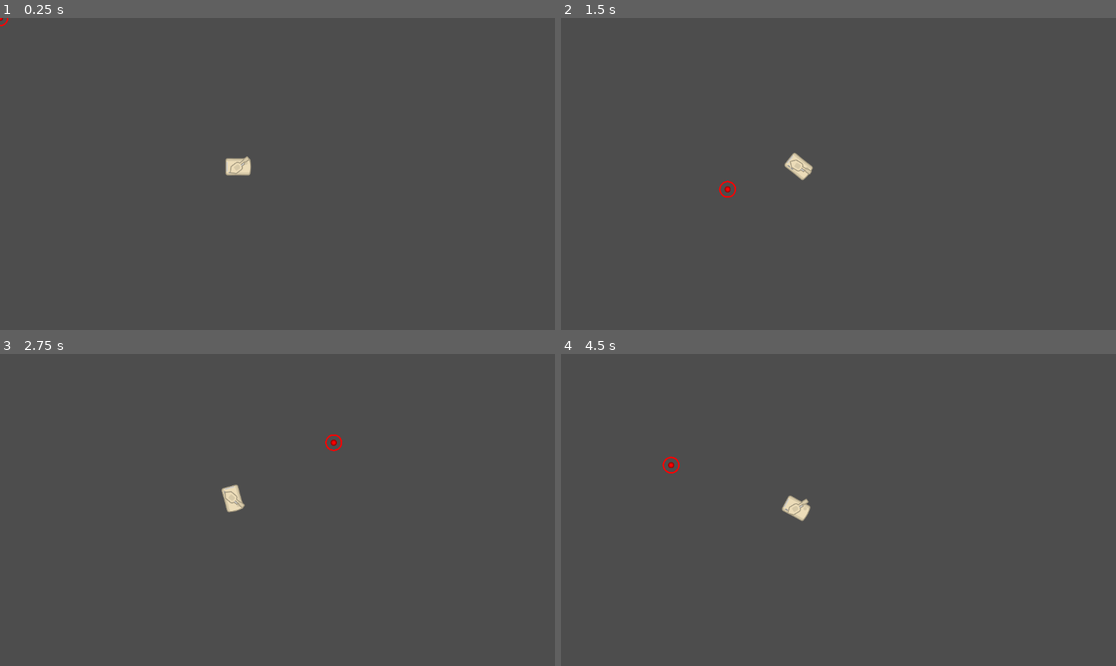
Above: before the commit, frames 1-4 (two rows, left to right).
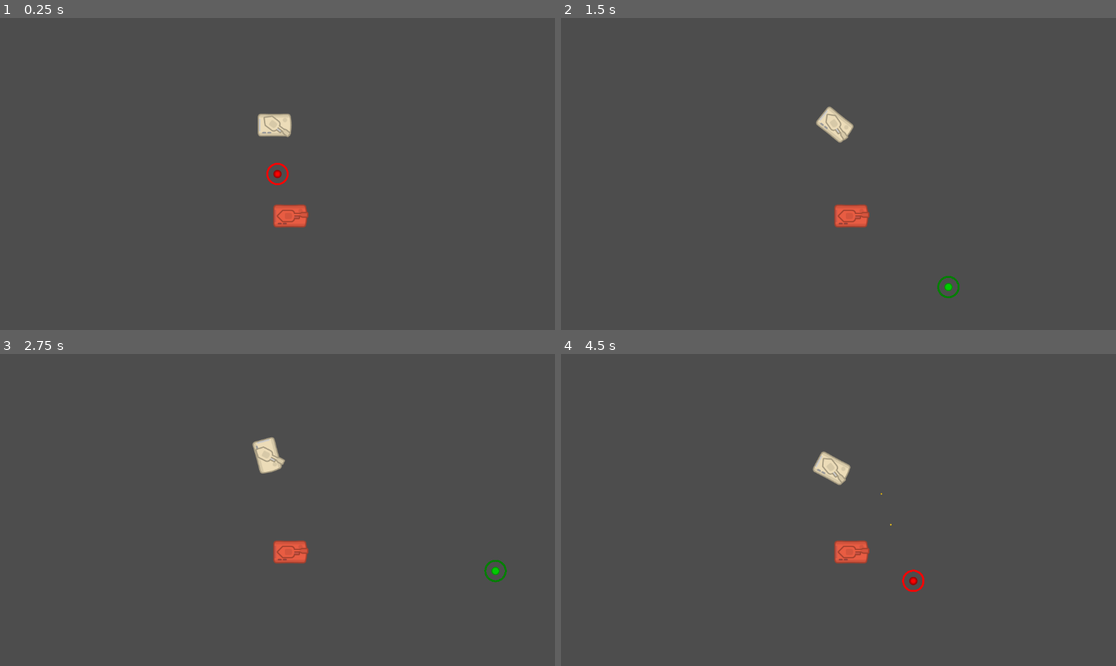
Above: after the commit, the same moments.

Repository: DStow/GodotTankGame
Game: Godot game, scene res://scenes/main.tscn
Same seed, same stepped clock (60 frames per second), same inputs: the game is played once before the commit and once after it.
Inputs (mouse positions are in pixels of both pictures, inside the frame that each line leads up to):
- Up to frame 1 (0.25 s): no input
- Up to frame 2 (1.5 s): move the mouse to (960, 158) at 0.52 s; hold D (turn_right) 0.53-1.28 s; click (960, 158) at 0.67 s; move the mouse to (727, 189) at 1.27 s; hold S (drive_reverse) from 1.28 s (still down); click (727, 189) at 1.42 s
- Up to frame 3 (2.75 s): move the mouse to (333, 441) at 2.02 s; release S (drive_reverse) at 2.03 s; hold D (turn_right) from 2.03 s (still down); click (333, 441) at 2.17 s
- Up to frame 4 (4.5 s): move the mouse to (810, 572) at 2.77 s; release D (turn_right) at 2.78 s; hold W (drive_forward) 2.78-3.53 s; click (810, 572) at 2.92 s; move the mouse to (1005, 556) at 3.52 s; hold A (turn_left) from 3.53 s (still down); click (1005, 556) at 3.67 s; move the mouse to (672, 463) at 4.27 s; click (672, 463) at 4.42 s

The runs differ from the first frame. In frame 1, 1.3% of the frame differs, in the area x 0-56%, y 0-68%; in frame 2, 1.3%; in frame 3, 1.3%; in frame 4, 1.3%, in the area x 18-66%, y 31-77%.

Commit message:
Add enemy tank

Diff:
--- a/project.godot
+++ b/project.godot
@@ -45,3 +45,8 @@
 "events": [Object(InputEventKey,"resource_local_to_scene":false,"resource_name":"","device":-1,"window_id":0,"alt_press …(192 unchanged characters)…
 ]
 }
+
+[layer_names]
+
+2d_physics/layer_1="Environment"
+2d_physics/layer_2="Player"
--- /dev/null
+++ b/scenes/enemy_tank.tscn
@@ -0,0 +1,45 @@
+[gd_scene format=3 uid="uid://b6a0bfrxfip4f"]
+
+[ext_resource type="Script" uid="uid://bbqifyydj31wn" path="res://scripts/enemy_tank.gd" id="1_cdaou"]
+[ext_resource type="Texture2D" uid="uid://befhh1dsdev5u" path="res://assets/towerDefense_tile269.png" id="2_7jbgw"]
+[ext_resource type="Texture2D" uid="uid://clk82h7x5biwf" path="res://assets/towerDefense_tile292.png" id="3_muwb7"]
+[ext_resource type="Texture2D" uid="uid://b1nau22aapg66" path="res://assets/aimingLine.png" id="4_w7buc"]
+[ext_resource type="Script" uid="uid://po85y1opaqrj" path="res://scripts/reload_component.gd" id="6_nfsb0"]
+
+[sub_resource type="RectangleShape2D" id="RectangleShape2D_mj5mm"]
+size = Vector2(99, 66)
+
+[node name="EnemyTank" type="RigidBody2D" unique_id=386355528]
+collision_mask = 3
+gravity_scale = 0.0
+script = ExtResource("1_cdaou")
+
+[node name="Body" type="Sprite2D" parent="." unique_id=1462713210]
+modulate = Color(0.98447245, 0.4183797, 0.36170572, 1)
+texture = ExtResource("2_7jbgw")
+
+[node name="Turret" type="Sprite2D" parent="." unique_id=1535268289]
+modulate = Color(0.9843137, 0.41960785, 0.36078432, 1)
+texture = ExtResource("3_muwb7")
+
+[node name="Laser" type="Sprite2D" parent="Turret" unique_id=1847902047]
+visible = false
+modulate = Color(0.20311576, 0.37562695, 0.22955915, 1)
+position = Vector2(2528, 5)
+rotation = 0.00029696152
+texture = ExtResource("4_w7buc")
+
+[node name="ProjectileSpawnPosition" type="Marker2D" parent="Turret" unique_id=1135883513]
+position = Vector2(58, -4)
+
+[node name="LaserSpawnPosition" type="Marker2D" parent="Turret" unique_id=798096740]
+position = Vector2(28, 4)
+
+[node name="ReloadComponent" type="Node" parent="." unique_id=228194387]
+script = ExtResource("6_nfsb0")
+reload_time = 0.6
+metadata/_custom_type_script = "uid://po85y1opaqrj"
+
+[node name="CollisionShape2D" type="CollisionShape2D" parent="." unique_id=357153963]
+position = Vector2(0.5, 1)
+shape = SubResource("RectangleShape2D_mj5mm")
--- a/scenes/main.tscn
+++ b/scenes/main.tscn
@@ -2,10 +2,18 @@
 
 [ext_resource type="Script" uid="uid://dyj2ukuxx1pwi" path="res://scripts/main.gd" id="1_0xm2m"]
 [ext_resource type="PackedScene" uid="uid://ct1i8csypenl7" path="res://scenes/tank.tscn" id="1_ig7tw"]
+[ext_resource type="PackedScene" uid="uid://b6a0bfrxfip4f" path="res://scenes/enemy_tank.tscn" id="3_sugp2"]
 
-[node name="Main" type="Node2D" unique_id=2106313151]
-position = Vector2(494, 309)
-scale = Vector2(0.5, 0.5)
+[node name="Main" type="Node2D" unique_id=222132201]
 script = ExtResource("1_0xm2m")
+metadata/_edit_lock_ = true
 
-[node name="Tank" parent="." unique_id=109914610 instance=ExtResource("1_ig7tw")]
+[node name="Tank" parent="." unique_id=109914610 node_paths=PackedStringArray("camera") instance=ExtResource("1_ig7tw")]
+position = Vector2(-10, -154)
+camera = NodePath("../Camera2D")
+
+[node name="EnemyTank" parent="." unique_id=386355528 instance=ExtResource("3_sugp2")]
+position = Vector2(39, 132)
+
+[node name="Camera2D" type="Camera2D" parent="." unique_id=1767251826]
+zoom = Vector2(0.66, 0.66)
--- a/scenes/tank.tscn
+++ b/scenes/tank.tscn
@@ -3,7 +3,7 @@
 [ext_resource type="Texture2D" uid="uid://befhh1dsdev5u" path="res://assets/towerDefense_tile269.png" id="1_1ealj"]
 [ext_resource type="Script" uid="uid://c1umiout1fwac" path="res://scripts/tank.gd" id="1_a62es"]
 [ext_resource type="Texture2D" uid="uid://clk82h7x5biwf" path="res://assets/towerDefense_tile292.png" id="2_a62es"]
-[ext_resource type="PackedScene" uid="uid://cvmlf7jp72ixd" path="res://scenes/MouseReticle.tscn" id="5_i433e"]
+[ext_resource type="PackedScene" uid="uid://cvmlf7jp72ixd" path="res://scenes/mouse_reticle.tscn" id="5_i433e"]
 [ext_resource type="Texture2D" uid="uid://b1nau22aapg66" path="res://assets/aimingLine.png" id="5_lk6ub"]
 [ext_resource type="Script" uid="uid://po85y1opaqrj" path="res://scripts/reload_component.gd" id="6_i433e"]
 
@@ -11,7 +11,15 @@
 font_size = 18
 font_color = Color(0.93006504, 0, 0.14252338, 1)
 
-[node name="Tank" type="Node2D" unique_id=1888823490]
+[sub_resource type="CapsuleShape2D" id="CapsuleShape2D_1ixom"]
+radius = 36.016403
+height = 104.03154
+
+[node name="Tank" type="CharacterBody2D" unique_id=688939582]
+collision_layer = 2
+collision_mask = 3
+motion_mode = 1
+wall_min_slide_angle = 2.3561945
 script = ExtResource("1_a62es")
 
 [node name="Body" type="Sprite2D" parent="." unique_id=1462713210]
@@ -49,3 +57,7 @@
 script = ExtResource("6_i433e")
 reload_time = 0.6
 metadata/_custom_type_script = "uid://po85y1opaqrj"
+
+[node name="CollisionShape2D" type="CollisionShape2D" parent="." unique_id=297523701]
+rotation = 1.5618817
+shape = SubResource("CapsuleShape2D_1ixom")
--- /dev/null
+++ b/scripts/enemy_tank.gd
@@ -0,0 +1,21 @@
+extends Node2D
+
+@export var turn_speed: float = 0.9
+@export var turret_rotation_speed: float = 2.6
+
+var forward_velocity = 0
+var acceleration = 100
+var max_velocity = 150
+
+var mouse_global_pos: Vector2 = Vector2.ZERO
+
+@onready var reload_component: ReloadComponent = $ReloadComponent
+
+# Called when the node enters the scene tree for the first time.
+func _ready() -> void:
+	pass # Replace with function body.
+
+
+# Called every frame. 'delta' is the elapsed time since the previous frame.
+func _process(delta: float) -> void:
+	pass
--- a/scripts/tank.gd
+++ b/scripts/tank.gd
@@ -1,7 +1,8 @@
-extends Node2D
+extends CharacterBody2D
 
 @export var turn_speed: float = 0.9
 @export var turret_rotation_speed: float = 2.6
+@export var camera: Camera2D
 
 var forward_velocity = 0
 var acceleration = 100
@@ -47,7 +48,11 @@
 	forward_velocity = clampf(forward_velocity, -max_velocity, max_velocity)
 
 	var motion_vector = Vector2(forward_velocity, 0).rotated(rotation)
-	position += motion_vector * delta
+
+	velocity = motion_vector
+	var collided = move_and_slide()
+	if collided and forward_velocity > 20:
+		forward_velocity = 20
 
 	if(!is_turret_facing_desired()):
 		var required_rotation = get_turret_rotation_to_target(mouse_pos.position)
@@ -79,7 +84,9 @@
 
 func _input(event):
 	if event is InputEventMouseMotion:
-		mouse_global_pos = event.global_position
+		mouse_global_pos = event.global_position - camera.global_position
+		# Apply the camera offset here
+
 
 	if event is InputEventMouseButton and event.pressed:
 		if event.button_index == MOUSE_BUTTON_LEFT and is_turret_facing_desired() and reload_component.can_fire() :
Renamed: scenes/MouseReticle.tscn -> scenes/mouse_reticle.tscn
Not shown, added: scripts/enemy_tank.gd.uid
